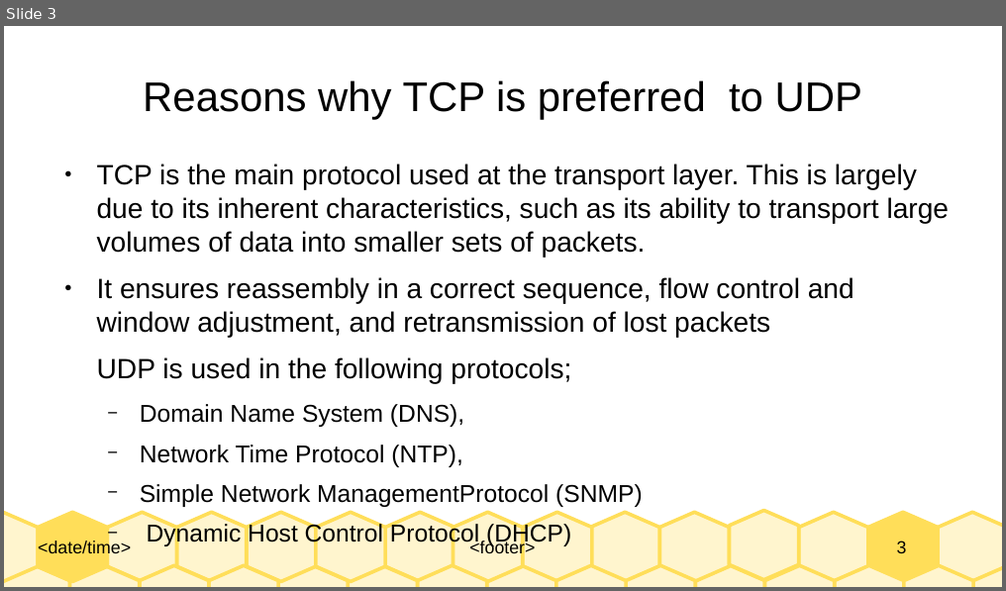
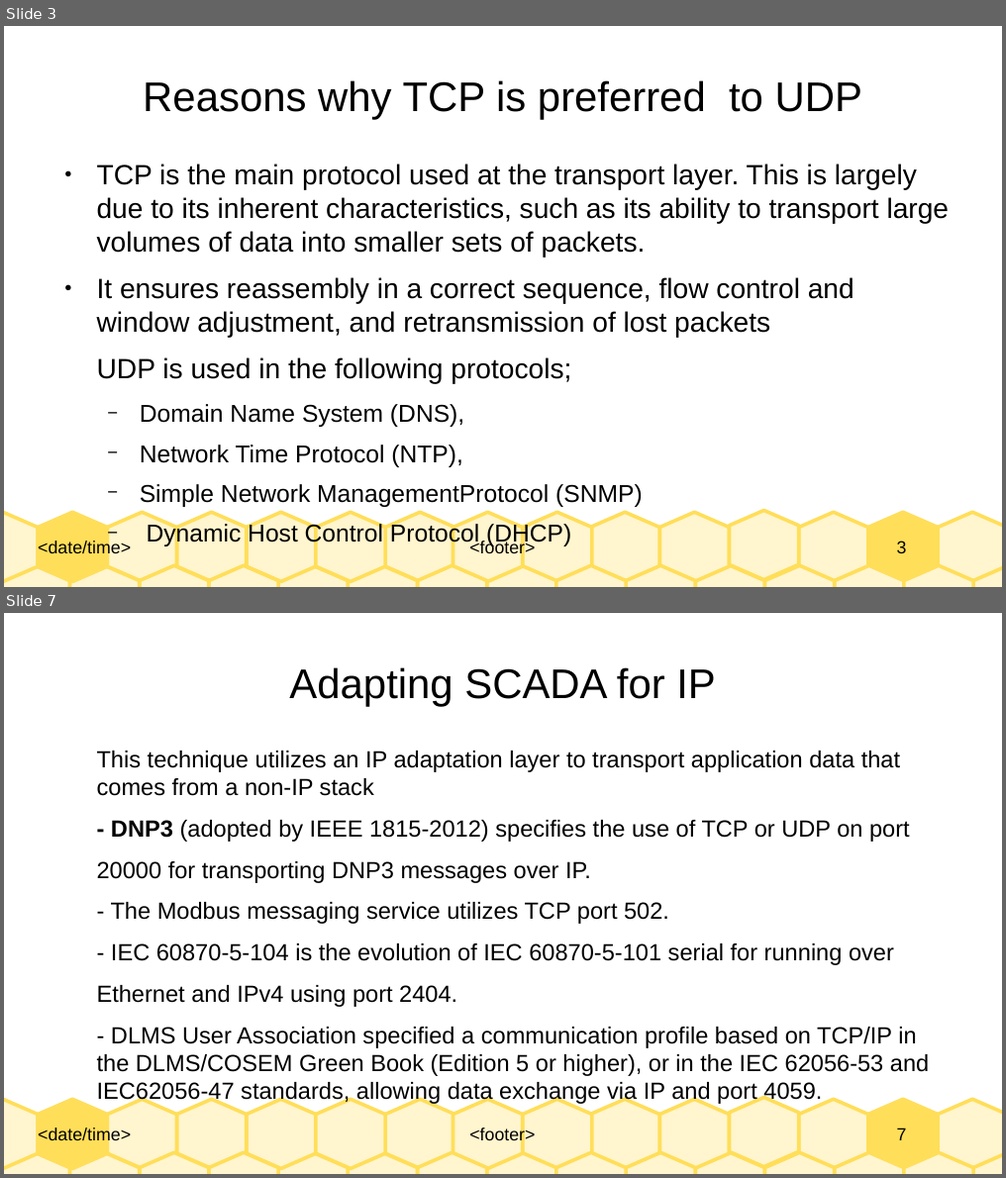
Before and after one commit to Dihfahsih1/Masters-Software-Engineering, a slide deck: yr-sem1/IoT/chapter-6-slides.odp. Shown one above the other, each under a label of ours: slide 3 before the commit, slides 3 and 7 after it; the slides between them are not shown. The pictures are 1006x591 and 1006x1178 pixels, drawn with LibreOffice and Linux fonts; fonts in the diff are those of the drawing. Boxes give left, top, right and bottom in pixels: in the first picture for what was removed or moved away, otherwise in the second. Text is boxed around its words. In the diff, an @@ line names an element or a change of style, - is before the commit and + after.

```diff
--- a/yr-sem1/IoT/chapter-6-slides.odp
+++ b/yr-sem1/IoT/chapter-6-slides.odp
@@ slide 7 added at (x1=4, y1=613, x2=1002, y2=1174), background #FFFFFF; not listed: 33 template elements that a slide beside it also shows @@
@@ title added at (x1=289, y1=667, x2=716, y2=707), 33 pt, text #000000 @@
+Adapting SCADA for IP
@@ text added at (x1=97, y1=751, x2=929, y2=1105), 18.6 pt, text #000000 @@
+This technique utilizes an IP adaptation layer to transport application data that comes from a non-IP stack
+- DNP3 (adopted by IEEE 1815-2012) specifies the use of TCP or UDP on port
+20000 for transporting DNP3 messages over IP.
+- The Modbus messaging service utilizes TCP port 502.
+- IEC 60870-5-104 is the evolution of IEC 60870-5-101 serial for running over
+Ethernet and IPv4 using port 2404.
+- DLMS User Association specified a communication profile based on TCP/IP in the DLMS/COSEM Green Book (Edition 5 or higher), or in the IEC 62056-53 and IEC62056-47 standards, allowing data exchange via IP and port 4059.
```
Also in this commit, not shown: 1 slide changed, 2 other slides added, 2 other files.
